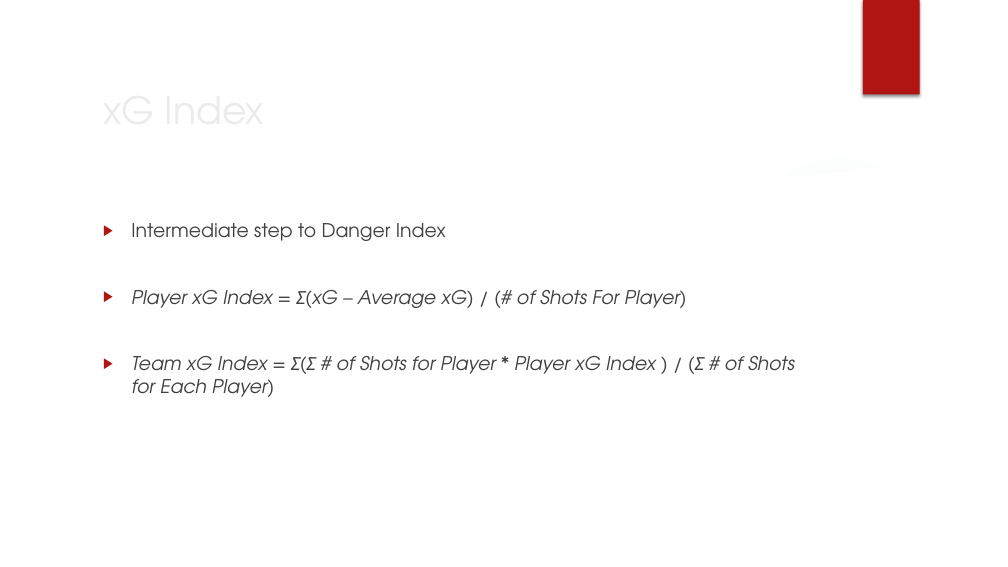
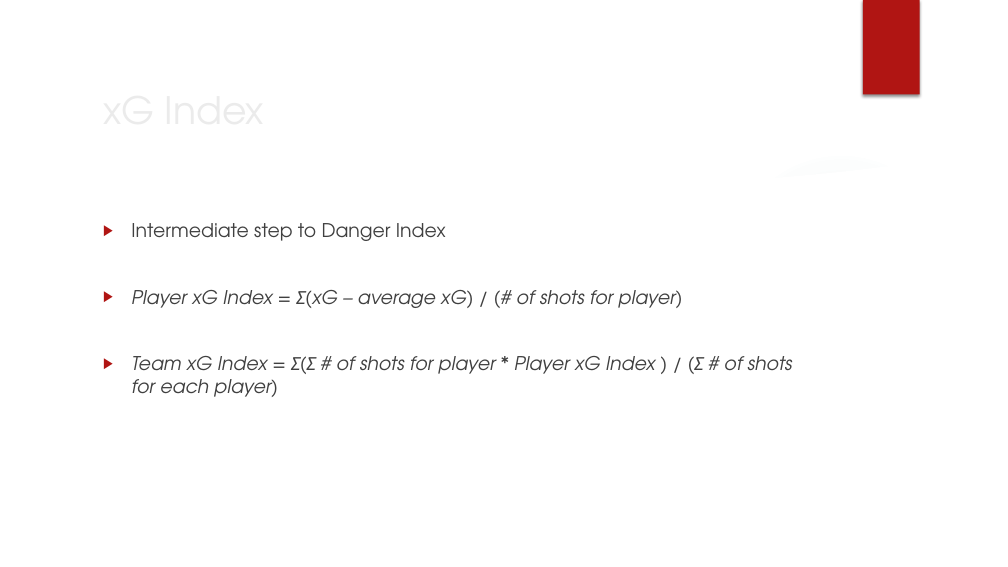
Before and after one commit to TK5-Tim/Big-Data-Cup, a slide deck: slide 6 of 2022/whkyhac2022/pres-whkyhac.pptx. Drawn at 1008x567 pixels with LibreOffice and Linux fonts; fonts in the diff are those of the drawing; background and template pictures are left out. Boxes give left, top, right and bottom in pixels: in the first picture for what was removed or moved away, otherwise in the second. Text is boxed around its words. In the diff, an @@ line names an element or a change of style, - is before the commit and + after.

```diff
--- a/2022/whkyhac2022/pres-whkyhac.pptx
+++ b/2022/whkyhac2022/pres-whkyhac.pptx
@@ text at <box>131,290,793,397</box>: text changed @@
-▶ Player xG Index = Σ(xG – Average xG) / (# of Shots For Player)
-▶ Team xG Index = Σ(Σ # of Shots for Player * Player xG Index ) / (Σ # of Shots for Each Player)
+▶ Player xG Index = Σ(xG – average xG) / (# of shots for player)
+▶ Team xG Index = Σ(Σ # of shots for player * Player xG Index ) / (Σ # of shots for each player)
```
Also in this commit, not shown: 8 other slides changed, 5 slides added, 2 slides removed, 3 other files.
